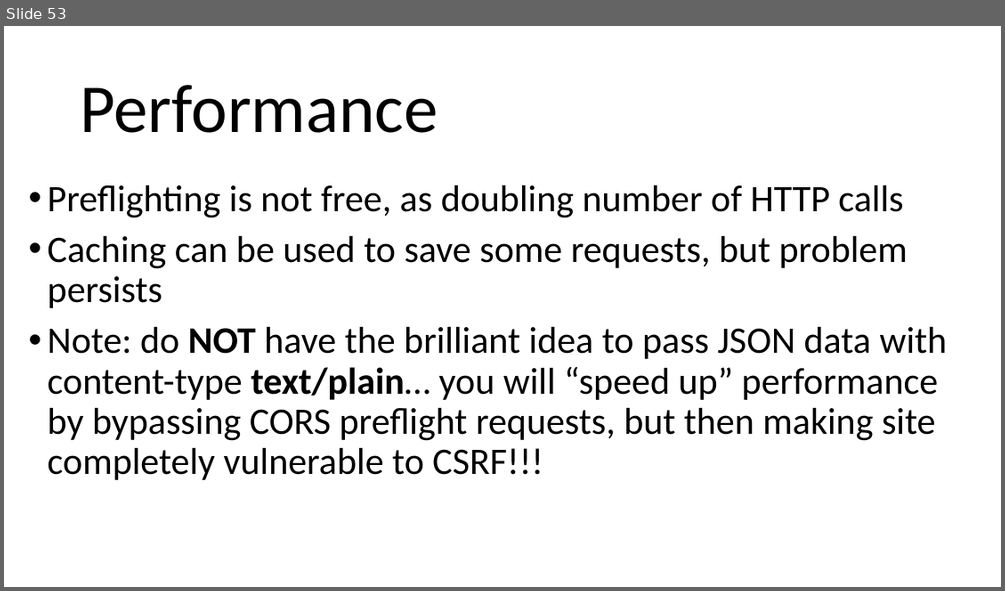
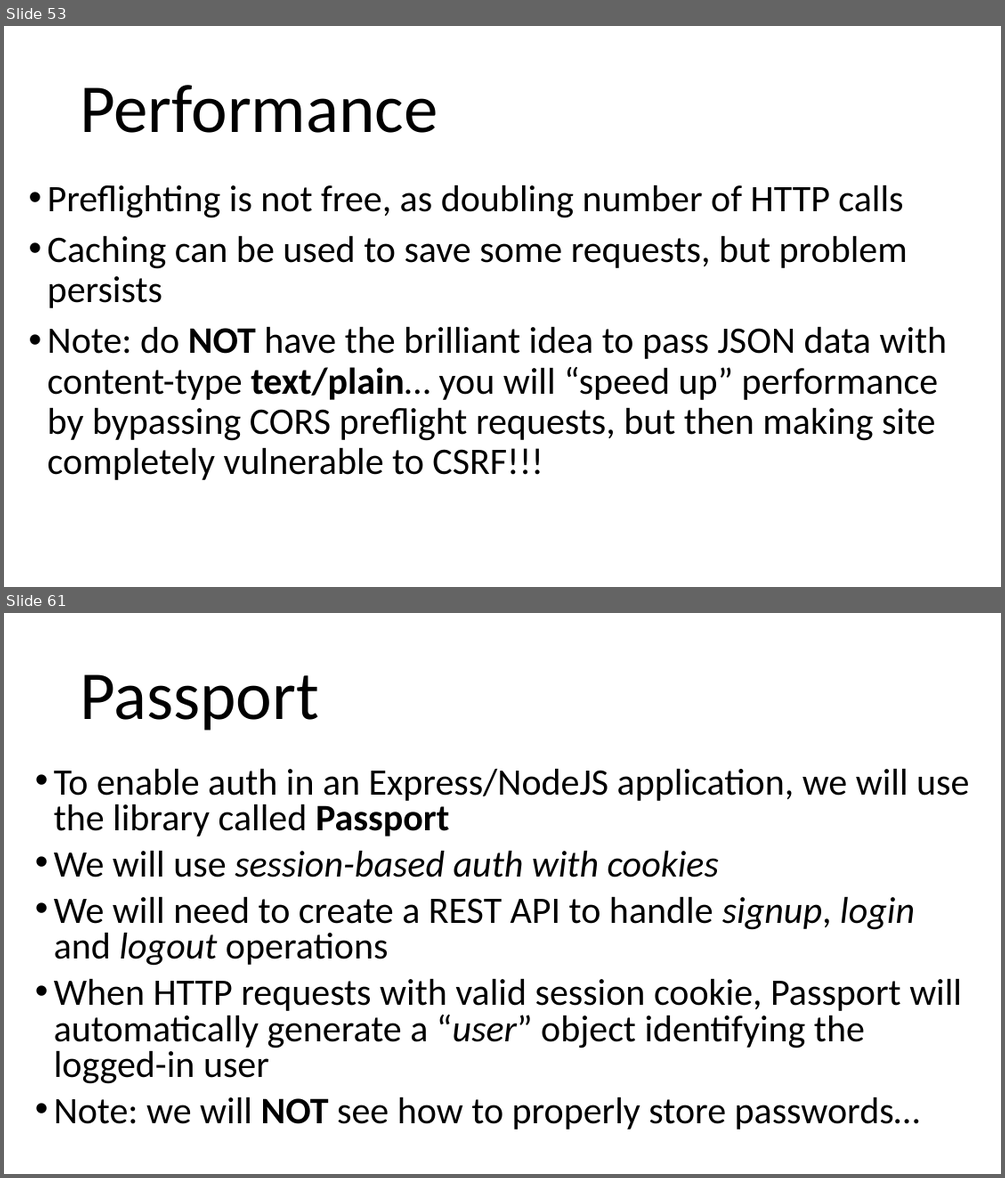
Before and after one commit to arcuri82/web_development_and_api_design, a slide deck: docs/slides/lesson_08.pptx. Shown one above the other, each under a label of ours: slide 53 before the commit, slides 53 and 61 after it; the slides between them are not shown. The pictures are 1005x591 and 1005x1178 pixels, drawn with LibreOffice and Linux fonts; fonts in the diff are those of the drawing. Boxes give left, top, right and bottom in pixels: in the first picture for what was removed or moved away, otherwise in the second. Text is boxed around its words. In the diff, an @@ line names an element or a change of style, - is before the commit and + after.

```diff
--- a/docs/slides/lesson_08.pptx
+++ b/docs/slides/lesson_08.pptx
@@ slide 61 added at <box>4,613,1001,1174</box>, background #FFFFFF @@
@@ title added at <box>80,674,319,730</box>, 66 pt, text #000000 @@
+Passport
@@ text added at <box>54,769,969,1129</box>, 36 pt, text #000000 @@
+• To enable auth in an Express/NodeJS application, we will use the library called Passport
+• We will use session-based auth with cookies
+• We will need to create a REST API to handle signup, login and logout operations
+• When HTTP requests with valid session cookie, Passport will automatically generate a “user” object identifying the logged-in user
+• Note: we will NOT see how to properly store passwords…
```
Also in this commit, not shown: 3 slides changed, 10 other slides added, 4 slides removed, 1 other file.
